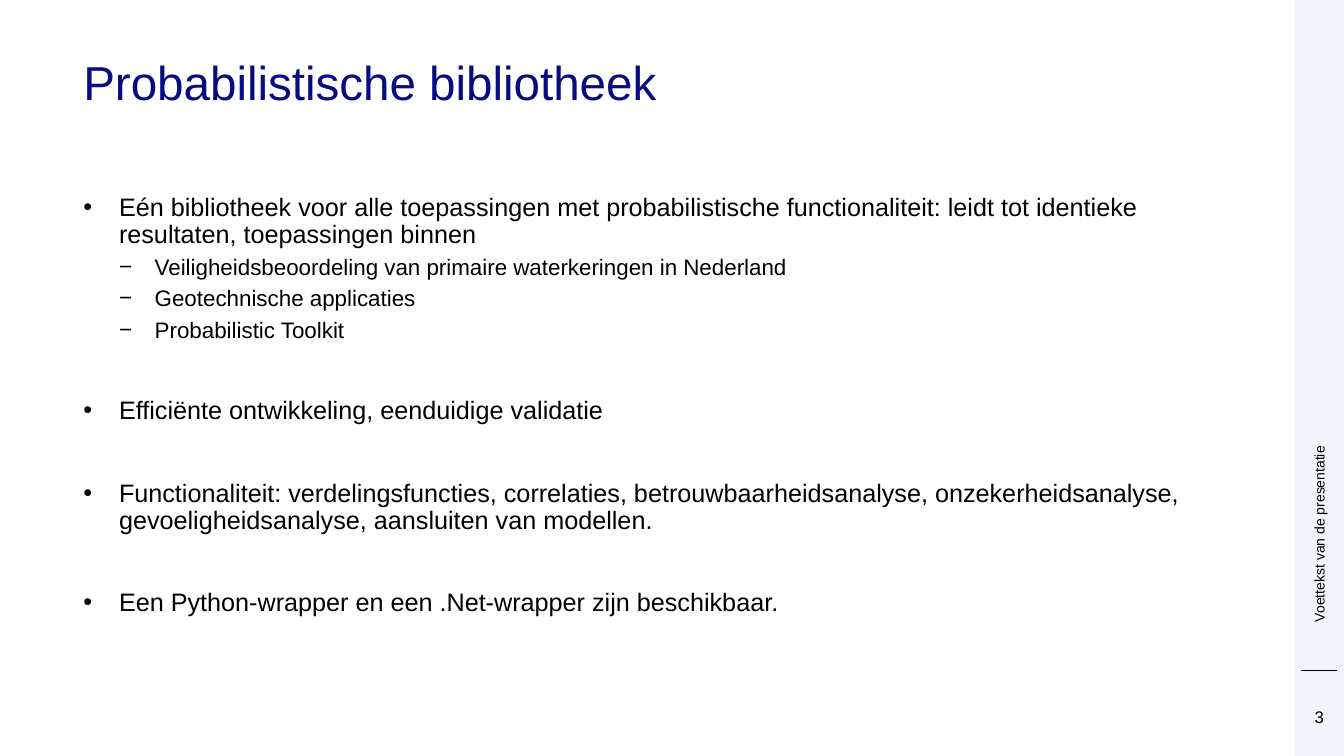
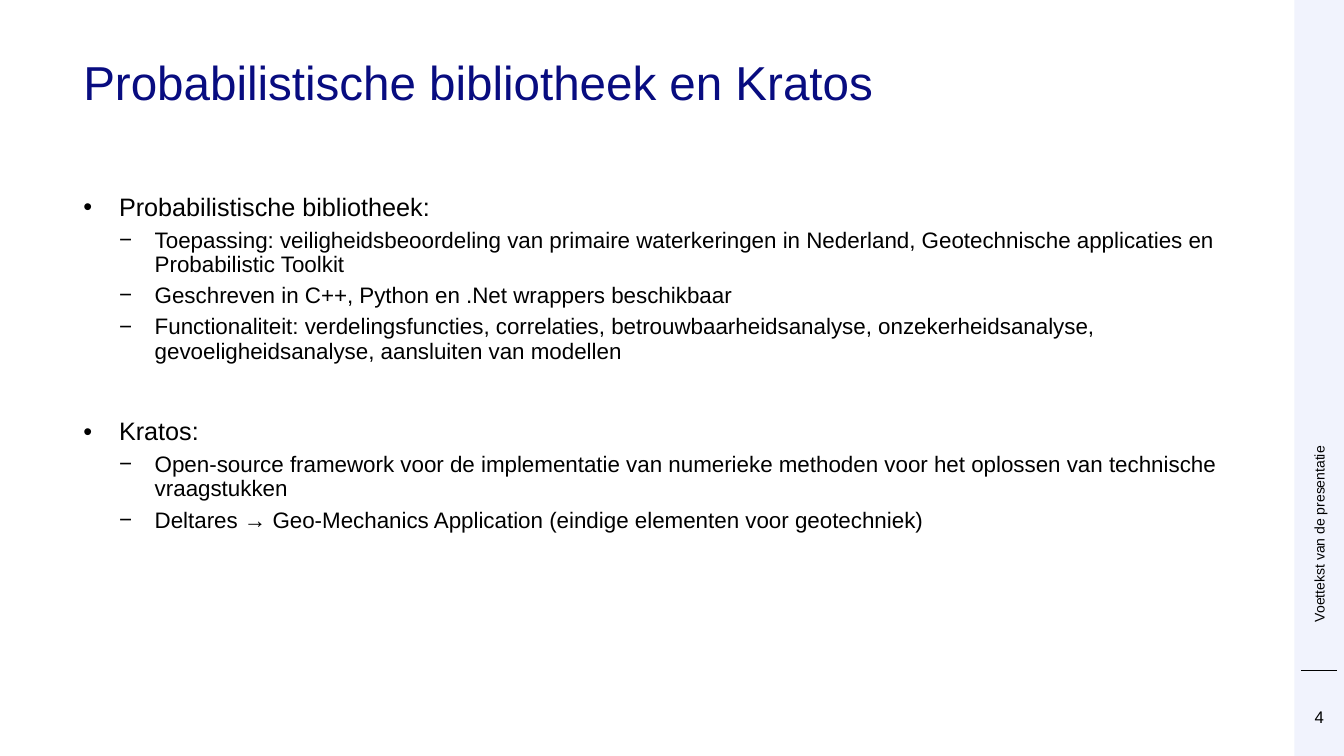
Before and after one commit to Deltares/ProbabilisticLibrary, a slide deck: slide 4 of sources/Deltares.Probabilistic.PWrapper.Examples/kratos/Prob Kratos DSD.pptx (slide 3 before the commit). Drawn at 1344x756 pixels with LibreOffice and Linux fonts; fonts in the diff are those of the drawing; background and template pictures are left out. Boxes give left, top, right and bottom in pixels: in the first picture for what was removed or moved away, otherwise in the second. Text is boxed around its words. In the diff, an @@ line names an element or a change of style, - is before the commit and + after.

Commit message:
updates

```diff
--- a/sources/Deltares.Probabilistic.PWrapper.Examples/kratos/Prob Kratos DSD.pptx
+++ b/sources/Deltares.Probabilistic.PWrapper.Examples/kratos/Prob Kratos DSD.pptx
@@ title at <box>83,65,872,101</box>: text changed @@
-Probabilistische bibliotheek
+Probabilistische bibliotheek en Kratos
@@ text at <box>119,197,1216,533</box>: text changed; size 18 to 16 pt @@
-• Eén bibliotheek voor alle toepassingen met probabilistische functionaliteit: leidt tot identieke resultaten, toepassingen binnen
-  − Veiligheidsbeoordeling van primaire waterkeringen in Nederland
-  − Geotechnische applicaties
-  − Probabilistic Toolkit
-• Efficiënte ontwikkeling, eenduidige validatie
-• Functionaliteit: verdelingsfuncties, correlaties, betrouwbaarheidsanalyse, onzekerheidsanalyse, gevoeligheidsanalyse, aansluiten van modellen.
-• Een Python-wrapper en een .Net-wrapper zijn beschikbaar.
+• Probabilistische bibliotheek:
+  − Toepassing: veiligheidsbeoordeling van primaire waterkeringen in Nederland, Geotechnische applicaties en Probabilistic Toolkit
+  − Geschreven in C++, Python en .Net wrappers beschikbaar
+  − Functionaliteit: verdelingsfuncties, correlaties, betrouwbaarheidsanalyse, onzekerheidsanalyse, gevoeligheidsanalyse, aansluiten van modellen
+• Kratos:
+  − Open-source framework voor de implementatie van numerieke methoden voor het oplossen van technische vraagstukken
+  − Deltares → Geo-Mechanics Application (eindige elementen voor geotechniek)
@@ page number at <box>1315,711,1324,723</box>: text changed @@
-3
+4
```
Also in this commit, not shown: 10 other slides changed, 1 slide removed.
